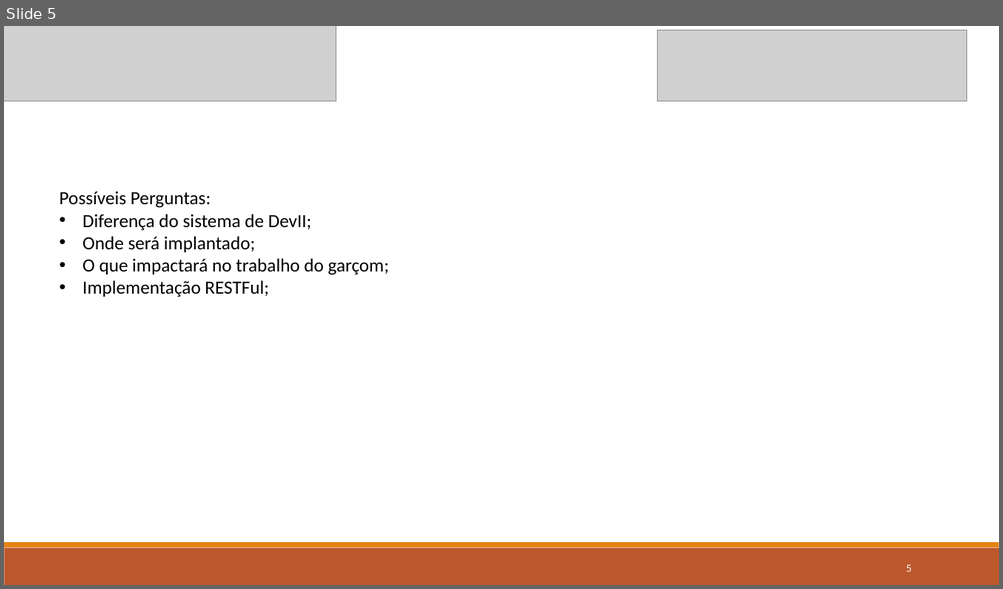
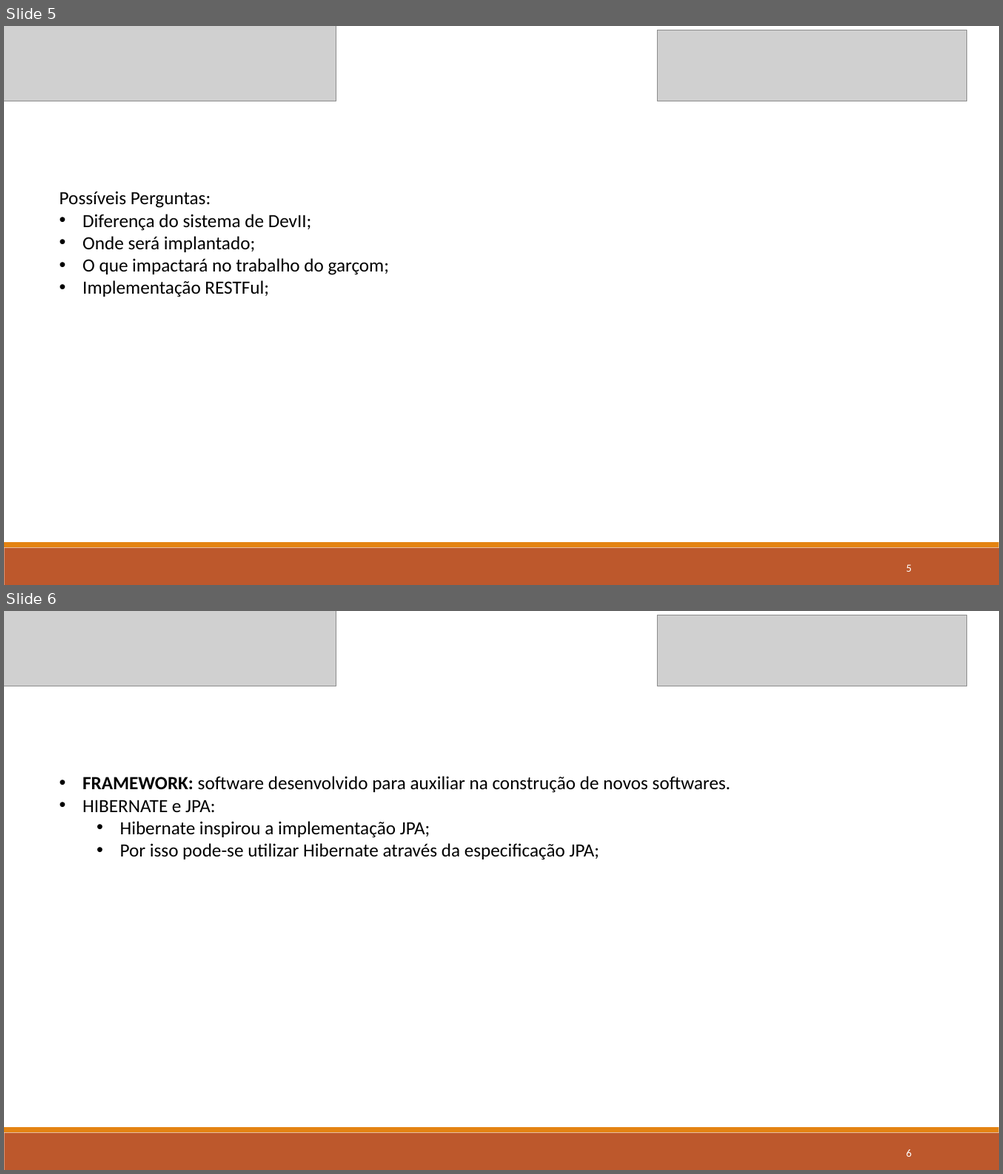
Before and after one commit to MatheusTabares/Master-menu, a slide deck: Documentos/Apresentação/SLIDES-BACKUP.pptx. Shown one above the other, each under a label of ours: slide 5 before the commit, slides 5 and 6 after it. The pictures are 1003x589 and 1003x1174 pixels, drawn with LibreOffice and Linux fonts; fonts in the diff are those of the drawing; grey boxes stand for pictures. Boxes give left, top, right and bottom in pixels: in the first picture for what was removed or moved away, otherwise in the second. Text is boxed around its words. In the diff, an @@ line names an element or a change of style, - is before the commit and + after.

```diff
--- a/Documentos/Apresentação/SLIDES-BACKUP.pptx
+++ b/Documentos/Apresentação/SLIDES-BACKUP.pptx
@@ slide 6 added at (4, 611, 999, 1170), background #FFFFFF; not listed: 2 template elements that a slide beside it also shows @@
@@ picture added at (4, 611, 336, 686) @@
@@ picture added at (657, 615, 967, 686) @@
@@ text added at (82, 776, 731, 860), 18 pt, text #000000 @@
+• FRAMEWORK: software desenvolvido para auxiliar na construção de novos softwares.
+• HIBERNATE e JPA:
+  • Hibernate inspirou a implementação JPA;
+  • Por isso pode-se utilizar Hibernate através da especificação JPA;
@@ page number added at (906, 1150, 911, 1157), 10.5 pt, text #FFFFFF @@
+6
```
Also in this commit, not shown: 17 other files.
